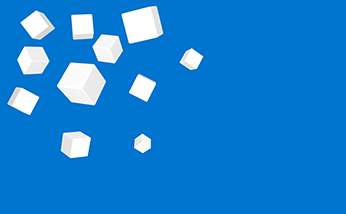
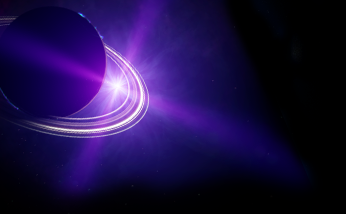
Layers edited between the first and the second (346, 214) image:
hid group "LeanTouch" (3 layers) over box(0, 0, 346, 214)
hid group "LeanGUI" (2 layers) over box(0, 0, 346, 214)
showed group "SpaceGraphicsToolkit" (1 layers) over box(0, 0, 346, 214)
